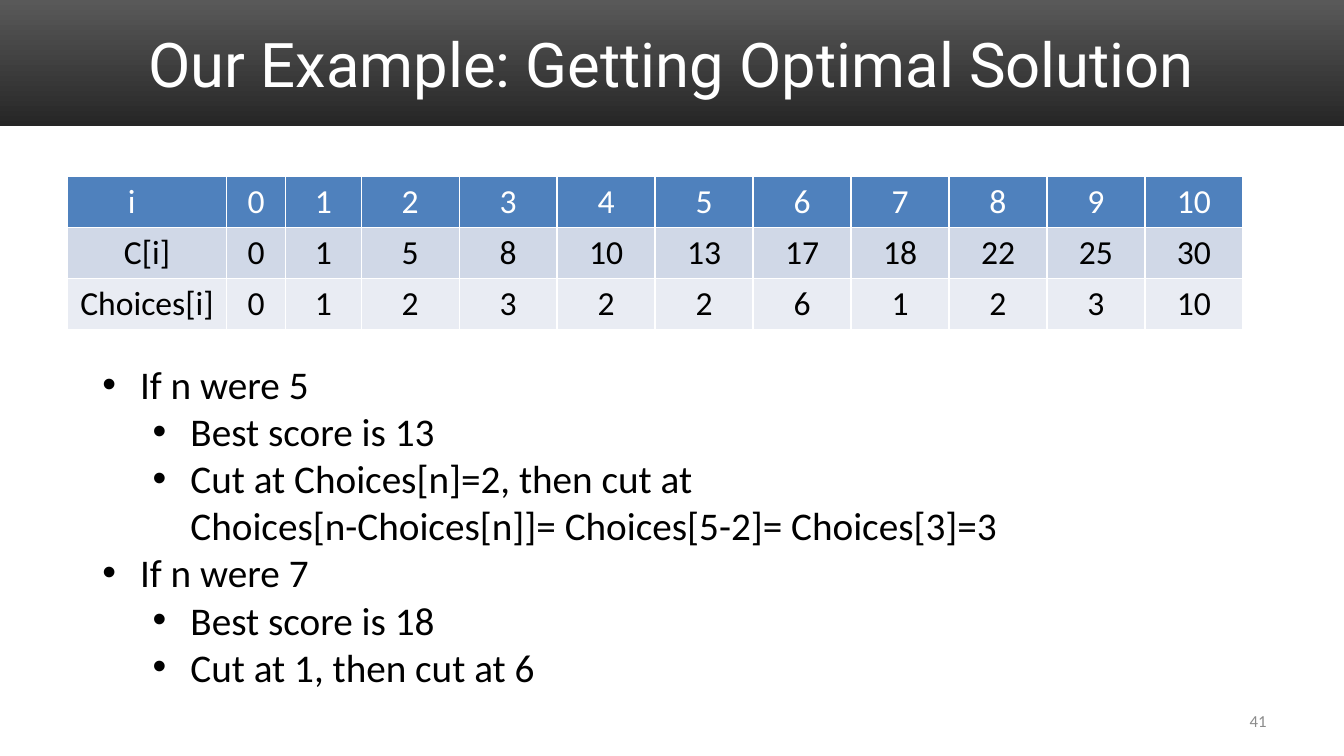
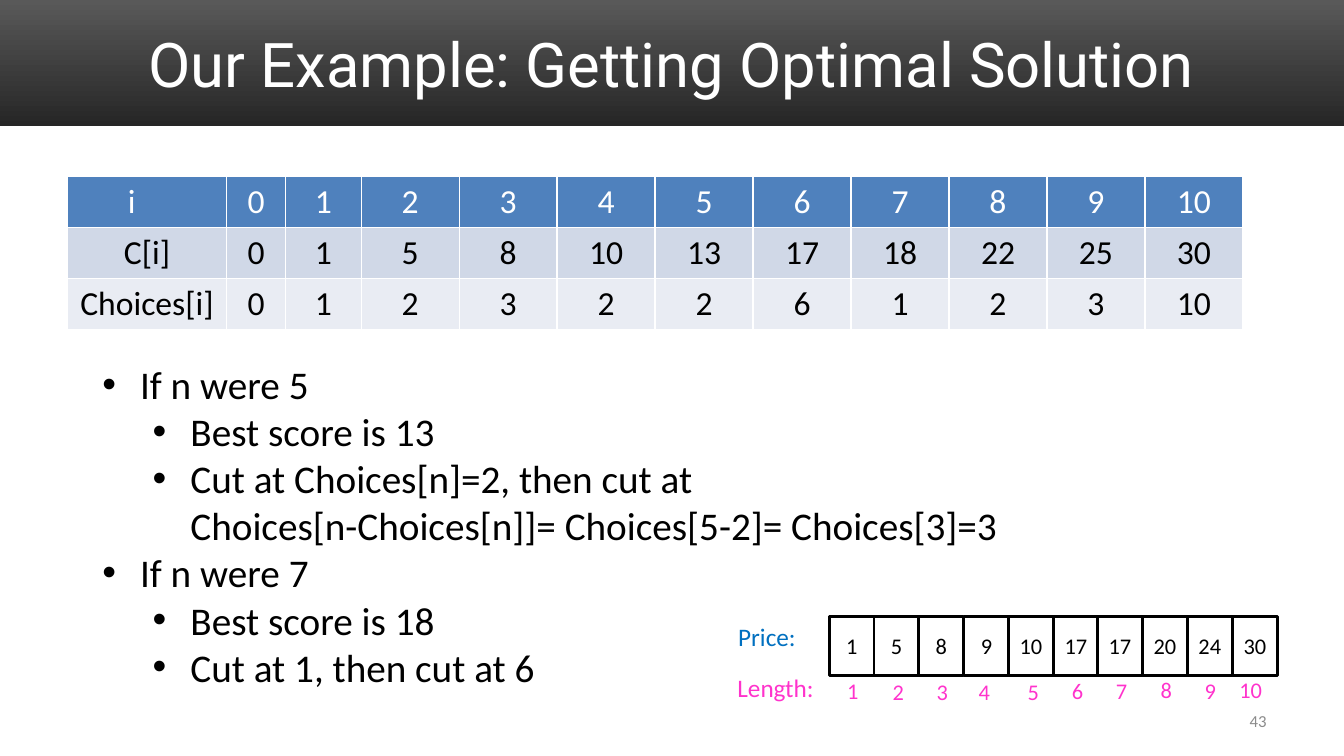
Before and after one commit to uva-cs/cs4102-f21, a slide deck: slide 43 of slides/DP_greedy_intro_part1_live.pptx (slide 41 before the commit). Drawn at 1344x756 pixels with LibreOffice and Linux fonts; fonts in the diff are those of the drawing. Boxes give left, top, right and bottom in pixels: in the first picture for what was removed or moved away, otherwise in the second. Text is boxed around its words. In the diff, an @@ line names an element or a change of style, - is before the commit and + after.

```diff
--- a/slides/DP_greedy_intro_part1_live.pptx
+++ b/slides/DP_greedy_intro_part1_live.pptx
@@ group added at box(737, 616, 1278, 702): 12 texts, 10 rectangles @@
+1
+5
+8
+9
+10
+17
+17
+20
+24
+30
+10
+9
+8
+7
+6
+5
+4
+3
+2
+1
+Length:
+Price:
@@ page number at box(1250, 716, 1267, 727): text changed @@
-41
+43
```
Also in this commit, not shown: 2 slides added.
